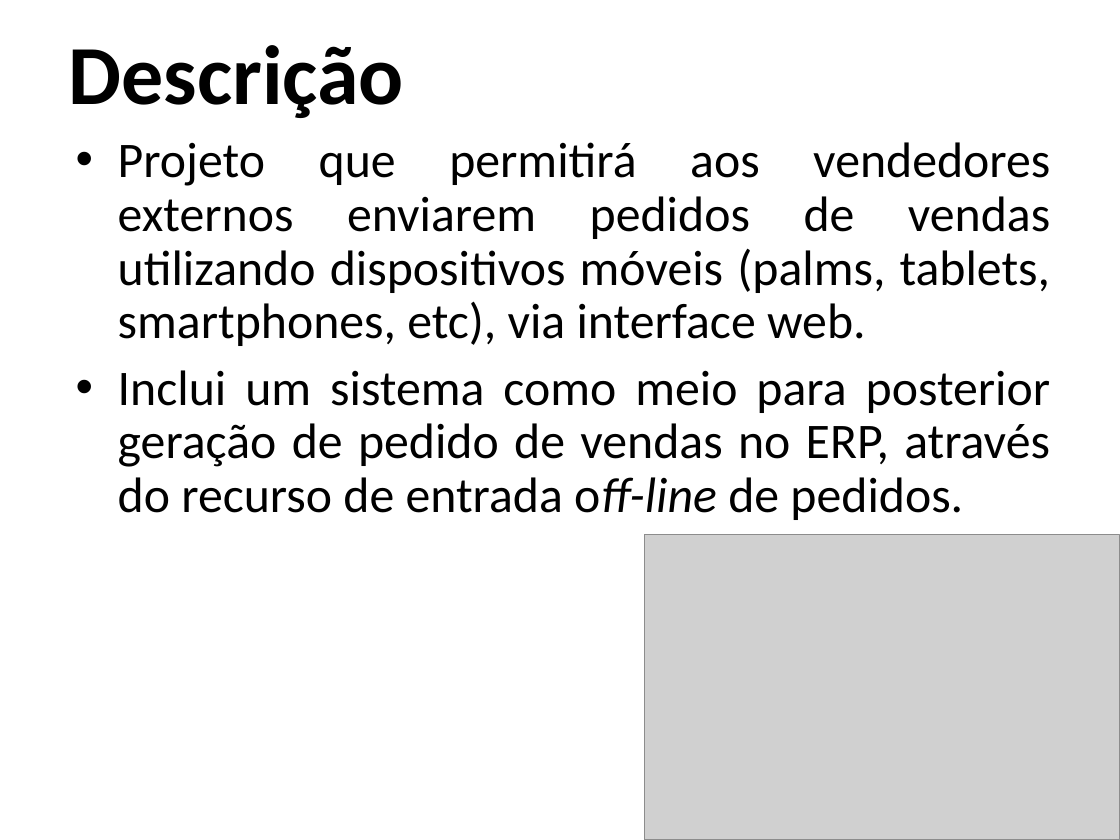
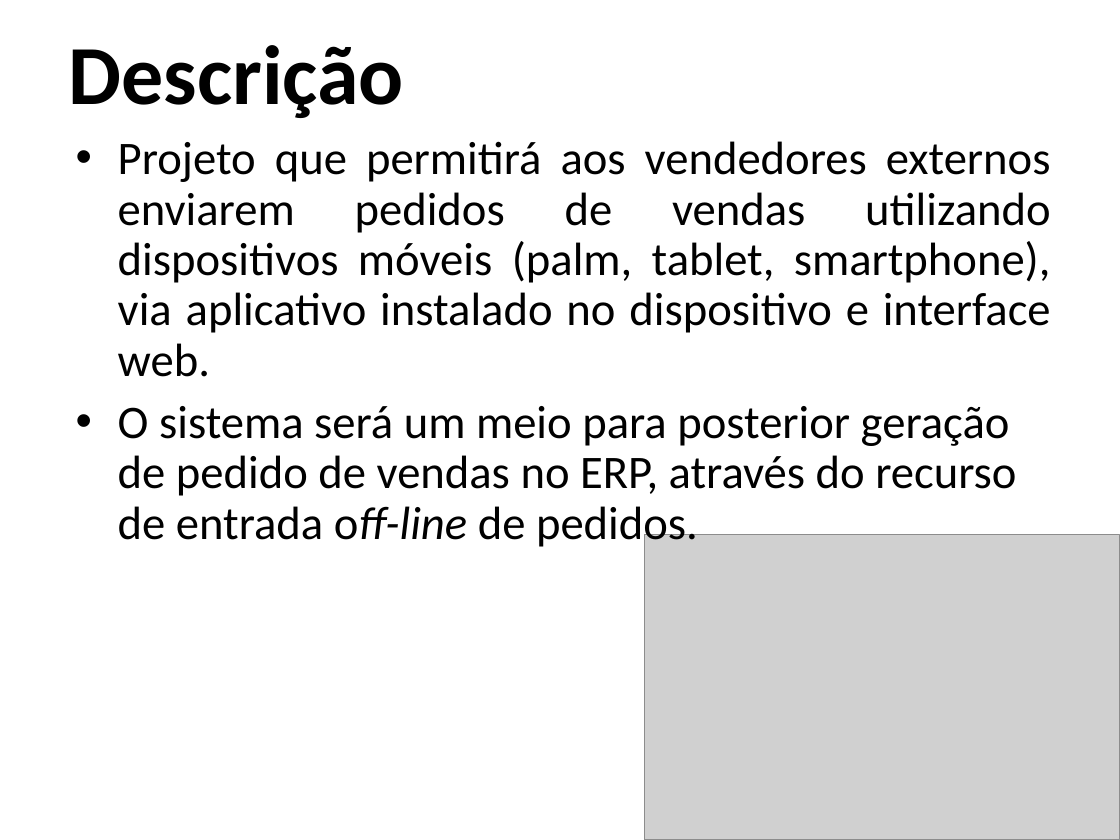
Before and after one commit to rationaldev/salesforce-ibta, a slide deck: slide 2 of Salesforce/04 - Integracao/4.1 - Project Charter/Apresentacao/Salesforce.ppt. Drawn at 1120x840 pixels with LibreOffice and Linux fonts; fonts in the diff are those of the drawing; grey boxes stand for pictures; background and template pictures are left out. Boxes give left, top, right and bottom in pixels: in the first picture for what was removed or moved away, otherwise in the second. Text is boxed around its words. In the diff, an @@ line names an element or a change of style, - is before the commit and + after.

```diff
--- a/Salesforce/04 - Integracao/4.1 - Project Charter/Apresentacao/Salesforce.ppt
+++ b/Salesforce/04 - Integracao/4.1 - Project Charter/Apresentacao/Salesforce.ppt
@@ text at (x1=118, y1=141, x2=1051, y2=551): text changed; size 32 to 30 pt @@
-• Projeto que permitirá aos vendedores externos enviarem pedidos de vendas utilizando dispositivos móveis (palms, tablets, smartphones, etc), via interface web.
-• Inclui um sistema como meio para posterior geração de pedido de vendas no ERP, através do recurso de entrada off-line de pedidos.
+• Projeto que permitirá aos vendedores externos enviarem pedidos de vendas utilizando dispositivos móveis (palm, tablet, smartphone), via aplicativo instalado no dispositivo e interface web.
+• O sistema será um meio para posterior geração de pedido de vendas no ERP, através do recurso de entrada off-line de pedidos.
```
Also in this commit, not shown: 1 other slide changed, 1 slide added.
